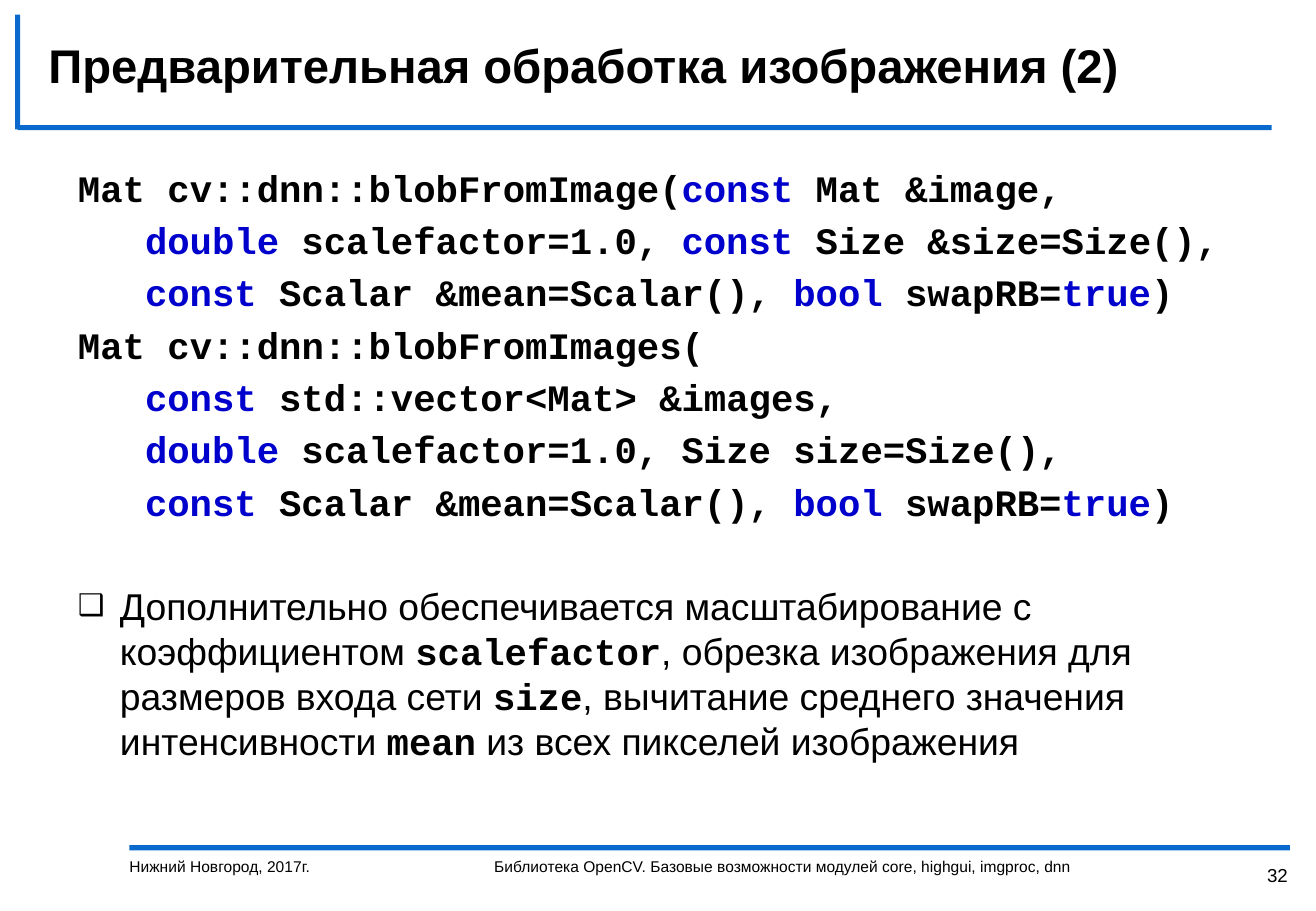
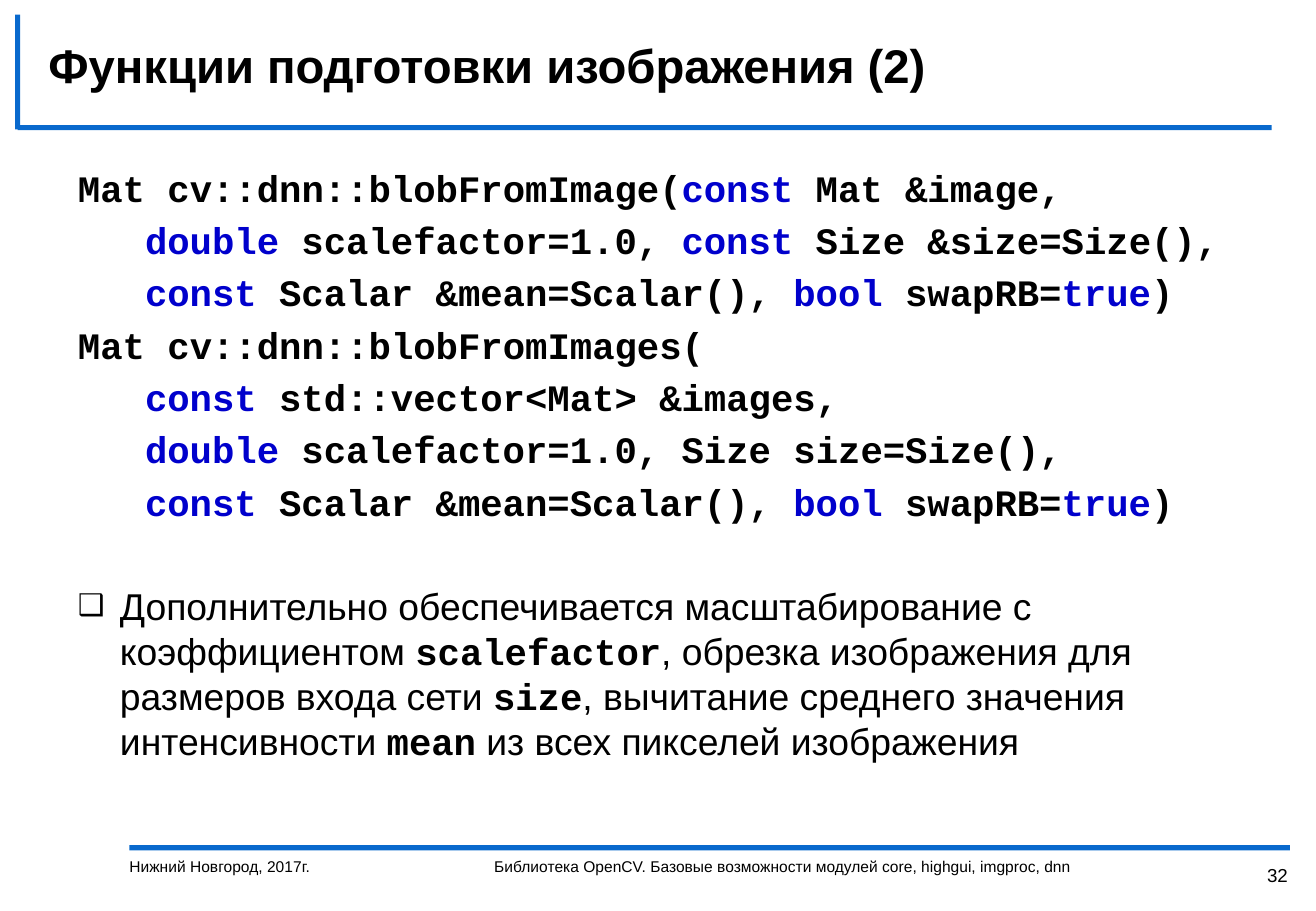
Before and after one commit to vJenny/opencv-dnn-practice, a slide deck: slide 32 of help/Introduction2OpenCV.pptx. Drawn at 1316x911 pixels with LibreOffice and Linux fonts; fonts in the diff are those of the drawing; background and template pictures are left out. Boxes give left, top, right and bottom in pixels: in the first picture for what was removed or moved away, otherwise in the second. Text is boxed around its words. In the diff, an @@ line names an element or a change of style, - is before the commit and + after.

```diff
--- a/help/Introduction2OpenCV.pptx
+++ b/help/Introduction2OpenCV.pptx
@@ title at bbox=[48, 48, 926, 93]: text changed @@
-Предварительная обработка изображения (2)
+Функции подготовки изображения (2)
```
Also in this commit, not shown: 3 other slides changed, 1 other file.
